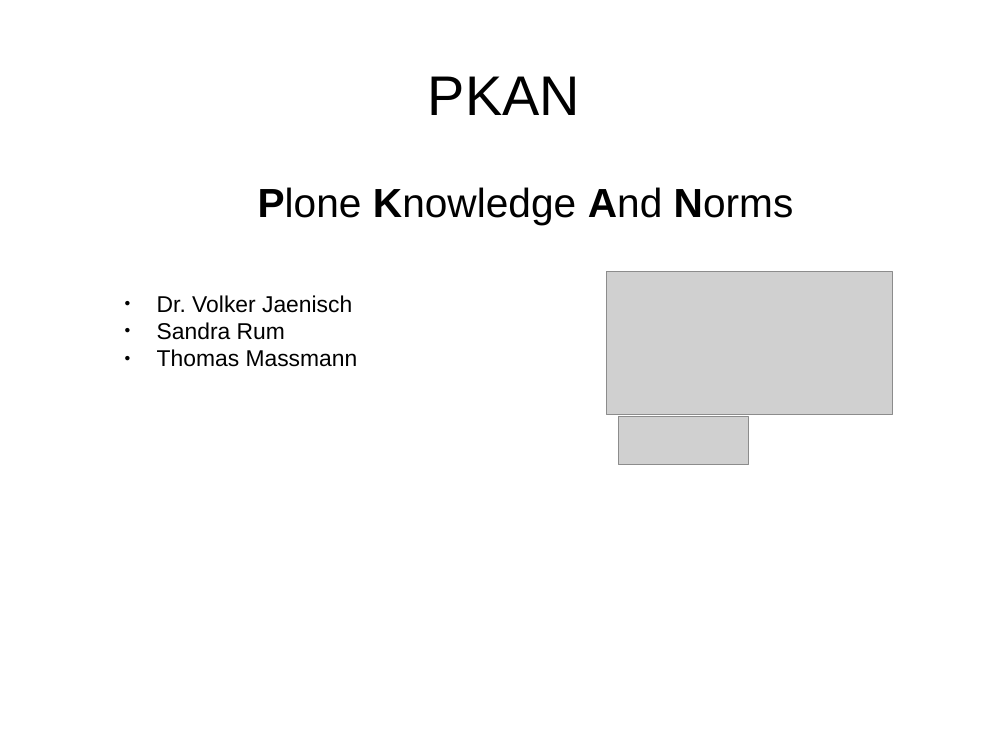
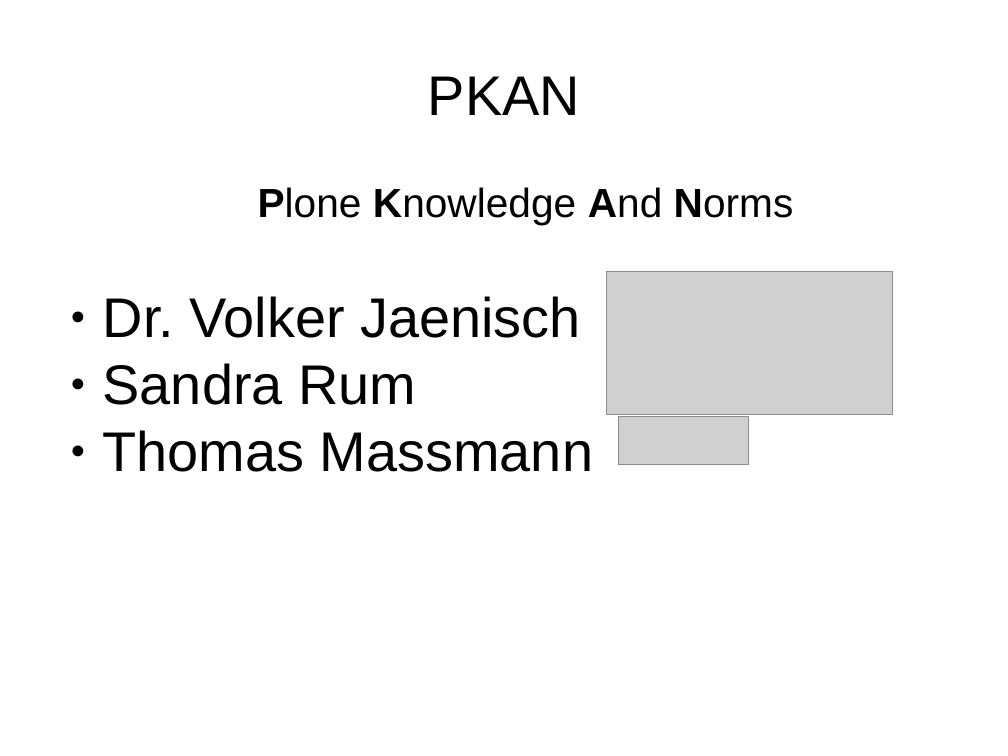
Before and after one commit to BB-Open/pkan_dcatapde, a slide deck: slide 1 of docs/figures/plone2018.odp. Drawn at 1008x756 pixels with LibreOffice and Linux fonts; fonts in the diff are those of the drawing; grey boxes stand for pictures. Boxes give left, top, right and bottom in pixels: in the first picture for what was removed or moved away, otherwise in the second. Text is boxed around its words. In the diff, an @@ line names an element or a change of style, - is before the commit and + after.

```diff
--- a/docs/figures/plone2018.odp
+++ b/docs/figures/plone2018.odp
@@ text "Dr. Volker Jaenisch": place and size @@
-text "Dr. Volker Jaenisch" at (157,295,358,367)
+text "Dr. Volker Jaenisch" at (103,296,593,472)
@@ text "Dr. Volker Jaenisch" at (103,296,593,472): size 18 to 44 pt @@
```
Also in this commit, not shown: 6 other slides changed, 2 slides added, 1 slide removed, 1 other file.
